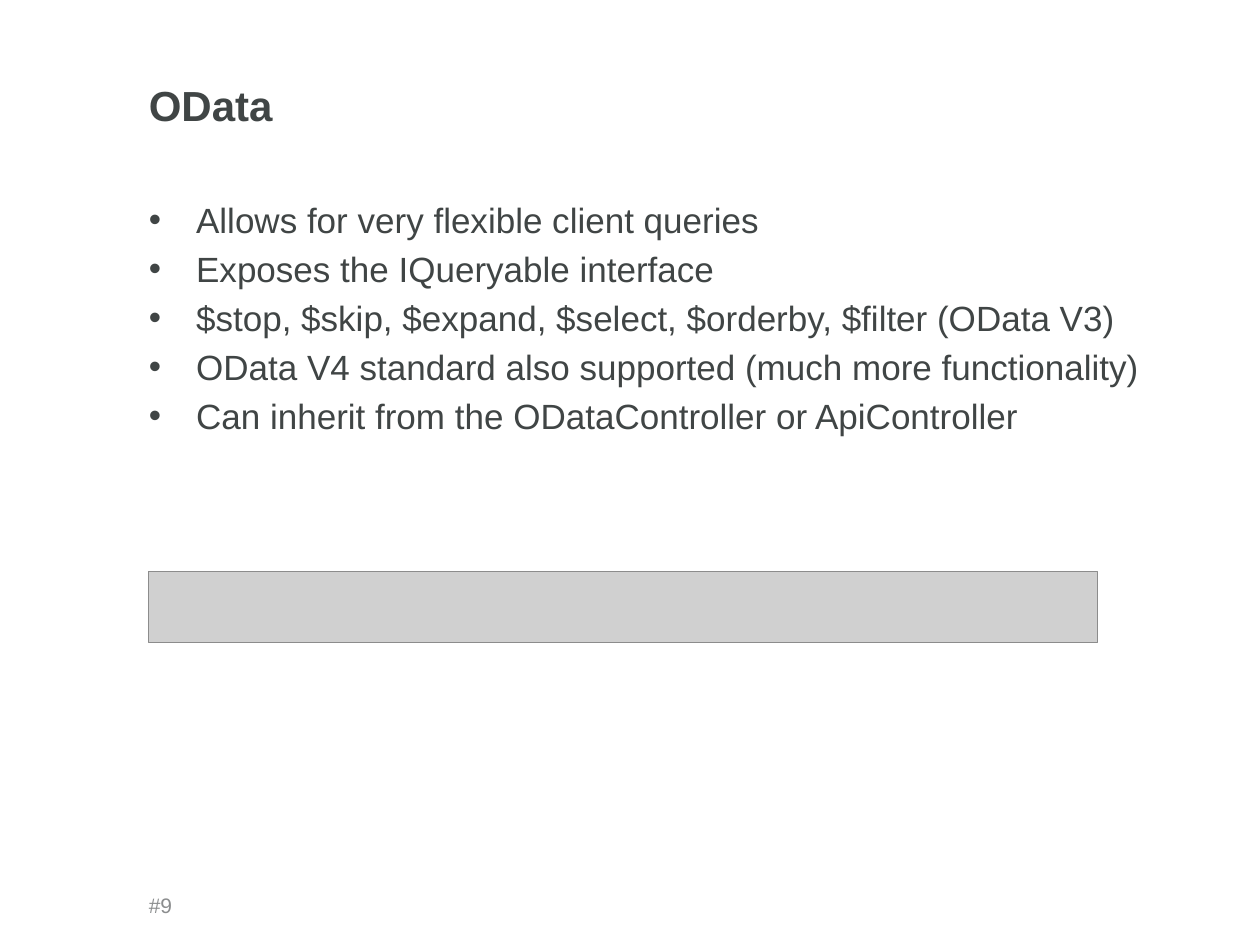
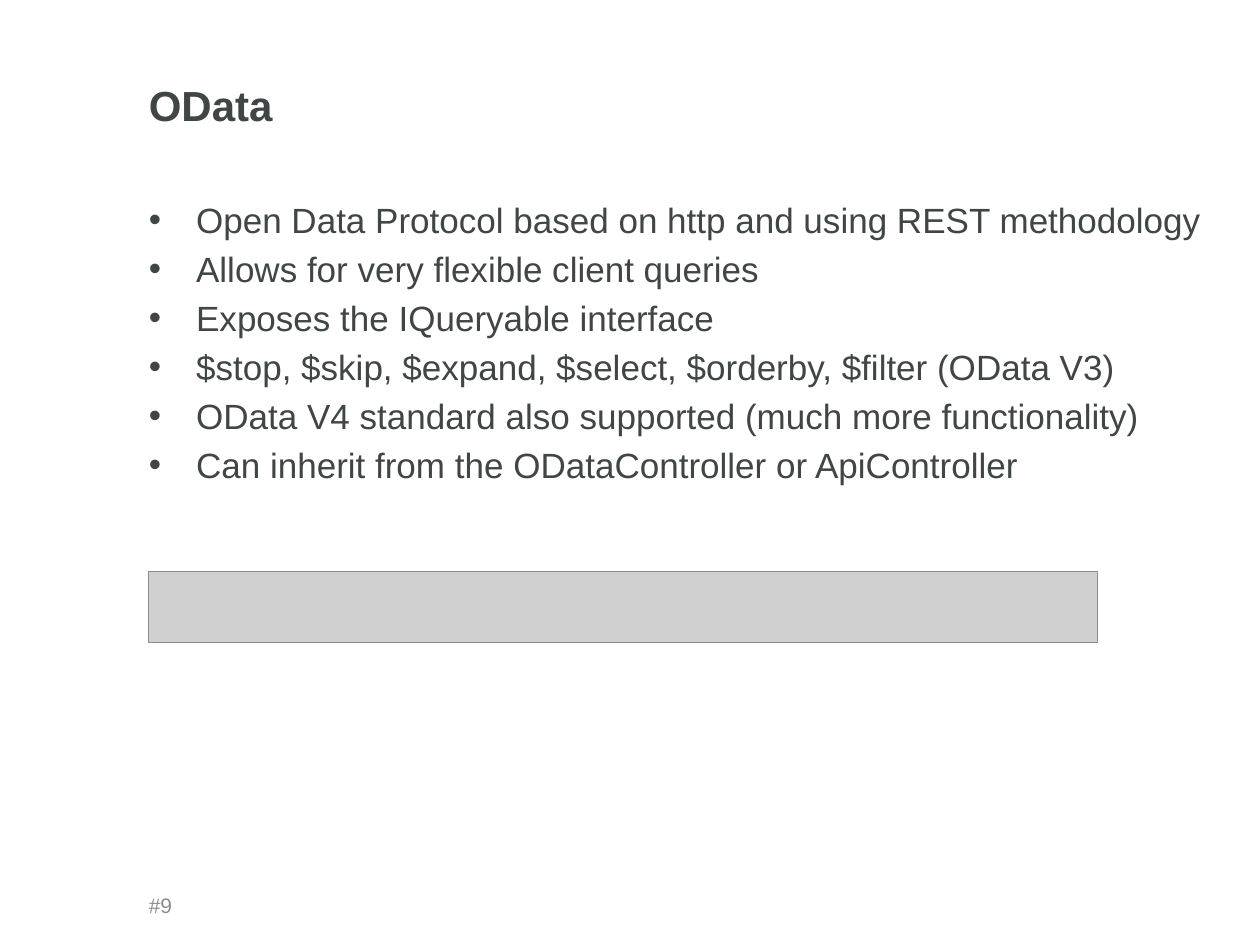
Before and after one commit to rfe-nosi/WebAPI, a slide deck: slide 9 of WebAPI_Short.pptx. Drawn at 1260x945 pixels with LibreOffice and Linux fonts; fonts in the diff are those of the drawing; grey boxes stand for pictures; background and template pictures are left out. Boxes give left, top, right and bottom in pixels: in the first picture for what was removed or moved away, otherwise in the second. Text is boxed around its words. In the diff, an @@ line names an element or a change of style, - is before the commit and + after.

```diff
--- a/WebAPI_Short.pptx
+++ b/WebAPI_Short.pptx
@@ text at [196,207,1201,240]: paragraph added @@
+• Open Data Protocol based on http and using REST methodology
```
Also in this commit, not shown: 1 other slide changed.
